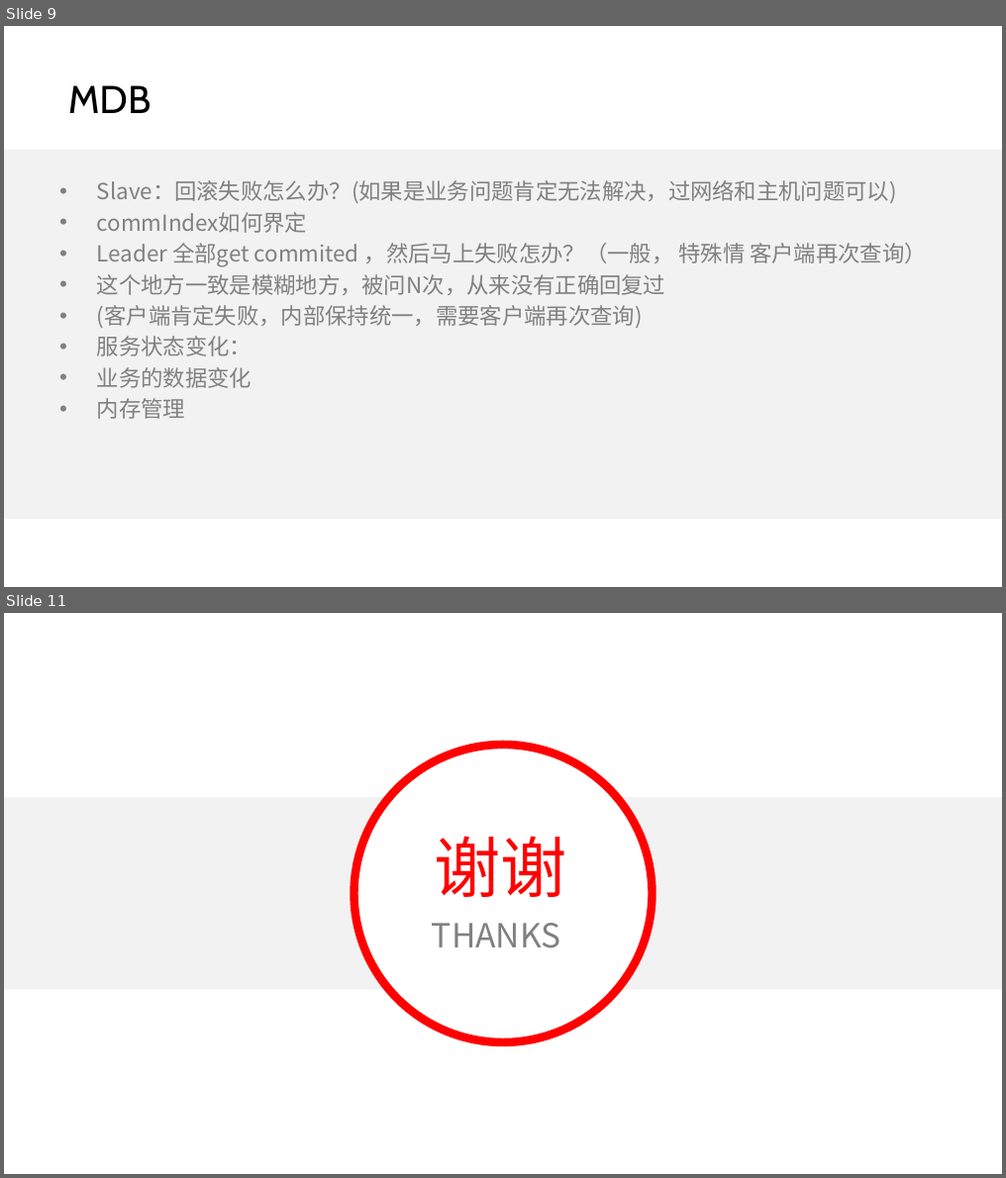
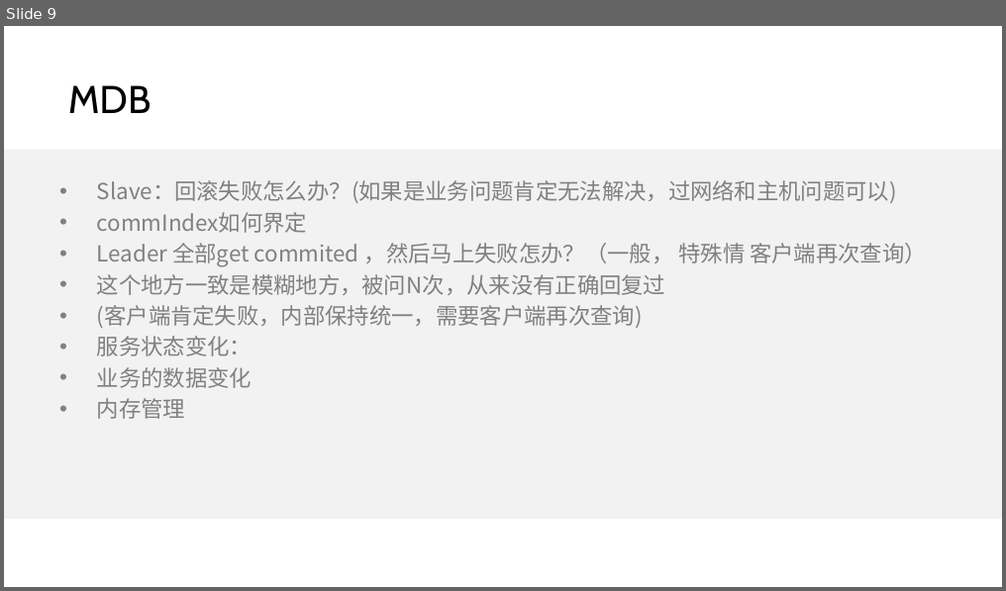
Before and after one commit to wangcy6/weekly, a slide deck: KM/ppt/项目管理_201912.pptx. Shown one above the other, each under a label of ours: slides 9 and 11 before the commit, slide 9 after it; the slides between them are not shown. The pictures are 1006x1178 and 1006x591 pixels, drawn with LibreOffice and Linux fonts; fonts in the diff are those of the drawing; background and template pictures are left out. Boxes give left, top, right and bottom in pixels: in the first picture for what was removed or moved away, otherwise in the second. Text is boxed around its words. In the diff, an @@ line names an element or a change of style, - is before the commit and + after.

```diff
--- a/KM/ppt/项目管理_201912.pptx
+++ b/KM/ppt/项目管理_201912.pptx
@@ slide 11 removed at [4,613,1002,1174], background #FFFFFF @@
@@ ellipse removed at [354,745,652,1043] @@
@@ rectangle removed at [4,797,1002,990] @@
@@ text removed at [434,836,566,897] @@
-谢谢
@@ text removed at [432,923,561,949] @@
-THANKS
```
Also in this commit, not shown: 9 other slides changed, 1 slide added, 1 other file.
